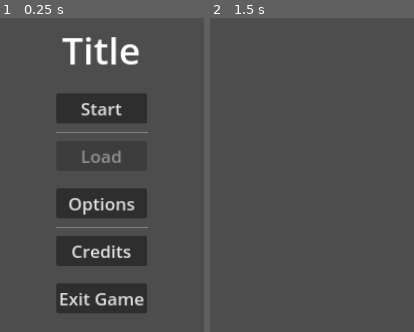
Above: before the commit, frames 1-2 (left to right).
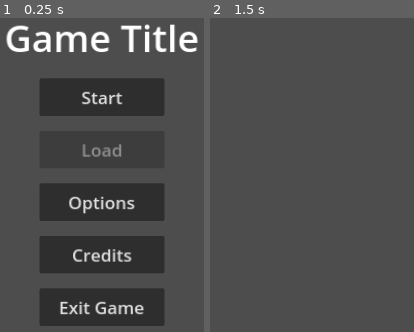
Above: after the commit, the same moments.

Repository: cyborg-kenneth/game-project-template
Game: Godot game, scene res://Menus/start_menu.tscn
The game is run twice, just before and just after one commit, with the same random seed, the same clock (stepped at 60 frames per second) and the same inputs.
Inputs:
- Up to frame 1 (0.25 s): no input
- Up to frame 2 (1.5 s): click "Start" at 0.5 s; tap Enter at 1.25 s

The runs differ from the first frame. In frame 1, 24% of the frame differs, in the area x 2-98%, y 1-99%; in frame 2, nothing differs.

Commit message:
Center Buttons

Diff:
--- a/Menus/start_menu.tscn
+++ b/Menus/start_menu.tscn
@@ -22,56 +22,52 @@
 
 [node name="VBoxContainer" type="VBoxContainer" parent="CenterContainer"]
 layout_mode = 2
+theme_override_constants/separation = 24
 alignment = 1
 
 [node name="TitleLabel" type="Label" parent="CenterContainer/VBoxContainer"]
 layout_mode = 2
 theme_override_font_sizes/font_size = 60
-text = "Title"
+text = "Game Title"
 horizontal_alignment = 1
 
-[node name="HSeparator" type="HSeparator" parent="CenterContainer/VBoxContainer"]
-layout_mode = 2
-theme_override_constants/separation = 20
-
 [node name="StartButton" type="Button" parent="CenterContainer/VBoxContainer"]
-layout_mode = 2
+custom_minimum_size = Vector2(200, 60)
+layout_mode = 2
+size_flags_horizontal = 4
+size_flags_vertical = 4
 theme_override_font_sizes/font_size = 28
 text = "Start"
 
-[node name="HSeparator2" type="HSeparator" parent="CenterContainer/VBoxContainer"]
-layout_mode = 2
-theme_override_constants/separation = 20
-
 [node name="LoadButton" type="Button" parent="CenterContainer/VBoxContainer"]
-layout_mode = 2
+custom_minimum_size = Vector2(200, 60)
+layout_mode = 2
+size_flags_horizontal = 4
+size_flags_vertical = 4
 theme_override_font_sizes/font_size = 28
 text = "Load"
 
-[node name="HSeparator3" type="HSeparator" parent="CenterContainer/VBoxContainer"]
-layout_mode = 2
-theme_override_constants/separation = 20
-
 [node name="OptionsButton" type="Button" parent="CenterContainer/VBoxContainer"]
-layout_mode = 2
+custom_minimum_size = Vector2(200, 60)
+layout_mode = 2
+size_flags_horizontal = 4
+size_flags_vertical = 4
 theme_override_font_sizes/font_size = 28
 text = "Options"
 
-[node name="HSeparator4" type="HSeparator" parent="CenterContainer/VBoxContainer"]
-layout_mode = 2
-theme_override_constants/separation = 20
-
 [node name="CreditsButton" type="Button" parent="CenterContainer/VBoxContainer"]
-layout_mode = 2
+custom_minimum_size = Vector2(200, 60)
+layout_mode = 2
+size_flags_horizontal = 4
+size_flags_vertical = 4
 theme_override_font_sizes/font_size = 28
 text = "Credits"
 
-[node name="HSeparator5" type="HSeparator" parent="CenterContainer/VBoxContainer"]
-layout_mode = 2
-theme_override_constants/separation = 20
-
 [node name="ExitButton" type="Button" parent="CenterContainer/VBoxContainer"]
-layout_mode = 2
+custom_minimum_size = Vector2(200, 60)
+layout_mode = 2
+size_flags_horizontal = 4
+size_flags_vertical = 4
 theme_override_font_sizes/font_size = 28
 text = "Exit Game"
 
